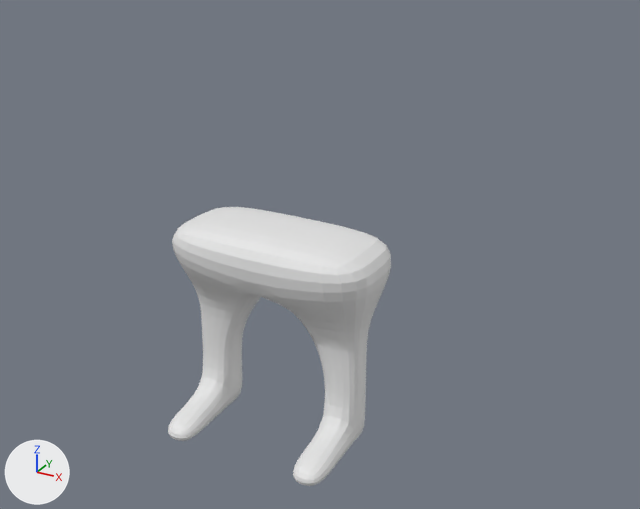
Two versions of the Blender file Assets/Models/Puck.blend, one commit apart.
Rendered twice from a camera (50 mm lens) standing at (2.25, -3.64, 2.91) and looking at (0.23, 0.02, 1.08). Arrows for +X, +Y and +Z are at lower left; the lights stay in place. The same objects are shown in both versions, whatever each file hides.

Before the edit, the objects in view are built like this:
```python
me_cube_001 = bpy.data.meshes.new('Cube.001')
me_cube_001.from_pydata(...)  # 44 vertices, 40 faces; spans x 0.0..0.6, y -0.5..0.3, z 0.0..1.2
ob_cube = bpy.data.objects.new('Cube', me_cube_001)
ob_cube.location = (0.0, 0.0, 0.0)
_m = ob_cube.modifiers.new('Mirror', 'MIRROR')
_m.use_clip = True
_m = ob_cube.modifiers.new('Subdivision', 'SUBSURF')
```
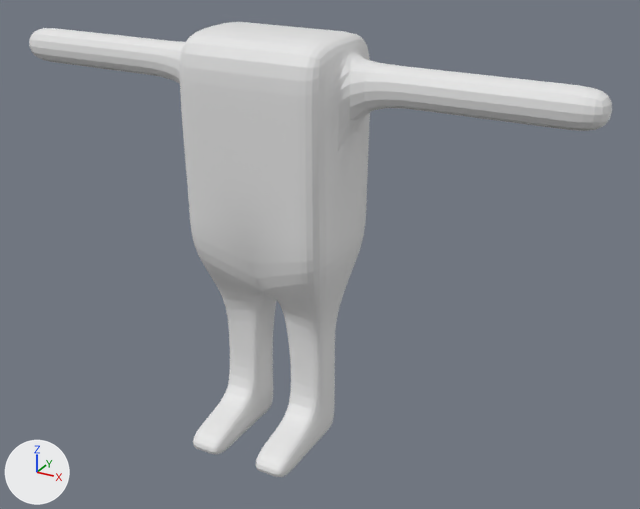
What the commit changed:
me_cube_001 is used by ob_cube; location (0.0, 0.0, 0.0).
me_cube_001 had 44 vertices, 40 faces and spanned x 0.0..0.6, y -0.5..0.3, z 0.0..1.2.
me_cube_001 now has 125 vertices, 119 faces and spans x 0.0..1.6, y -0.5..0.3, z 0.0..2.2.
Part 1, on me_cube_001:
15 vertices are removed from x 0.0..0.6, y -0.5..0.3, z 0.0..1.2.
40 faces are deleted.
7 vertices in x 0.5, y -0.3..0.1, z 0.0..0.5 move by (-0.267, 0.0, 0.0).
3 vertices in x 0.15, y -0.1..0.1, z 0.75 move by (0.15, 0.0, 0.0).
6 vertices move from x 0.0..0.6, y -0.3..0.3, z 0.75..1.0 to x 0.217..0.4, y -0.3..0.3, z 0.783..1.1.
48 vertices are added at x 0.0..1.6, y -0.5..0.3, z 0.0..2.2.
7 new vertices lie (-0.066, 0.0, 0.0) away from vertices in x 0.5, y -0.3..0.1, z 0.0..0.5.
11 new vertices lie (-0.067, 0.0, 0.0) away from vertices in x 0.167..0.3, y -0.5..0.1, z 0.0..0.5.
13 new vertices lie (0.0, 0.0, 0.2) away from vertices in x 0.4..1.6, y -0.3..0.3, z 1.1..1.9.
5 new vertices lie (0.0, 0.0, 0.3) away from vertices in x 0.1..0.4, y -0.3..0.3, z 0.2..1.9.
6 new vertices lie (-0.134, 0.0, 0.0) away from vertices in x 0.267, y -0.3..0.3, z 1.3..2.2.
6 new vertices lie (-0.133, 0.0, 0.0) away from vertices in x 0.133, y -0.3..0.3, z 1.3..2.2.
119 new faces join them.

Changed parts and their boxes (x1, y1, x2, y2) in the pictures (640 x 509 px):
'Cube', reshaped (161% wider, 63% taller)
    before: (168, 207, 391, 486)
    after: (29, 22, 612, 477)
